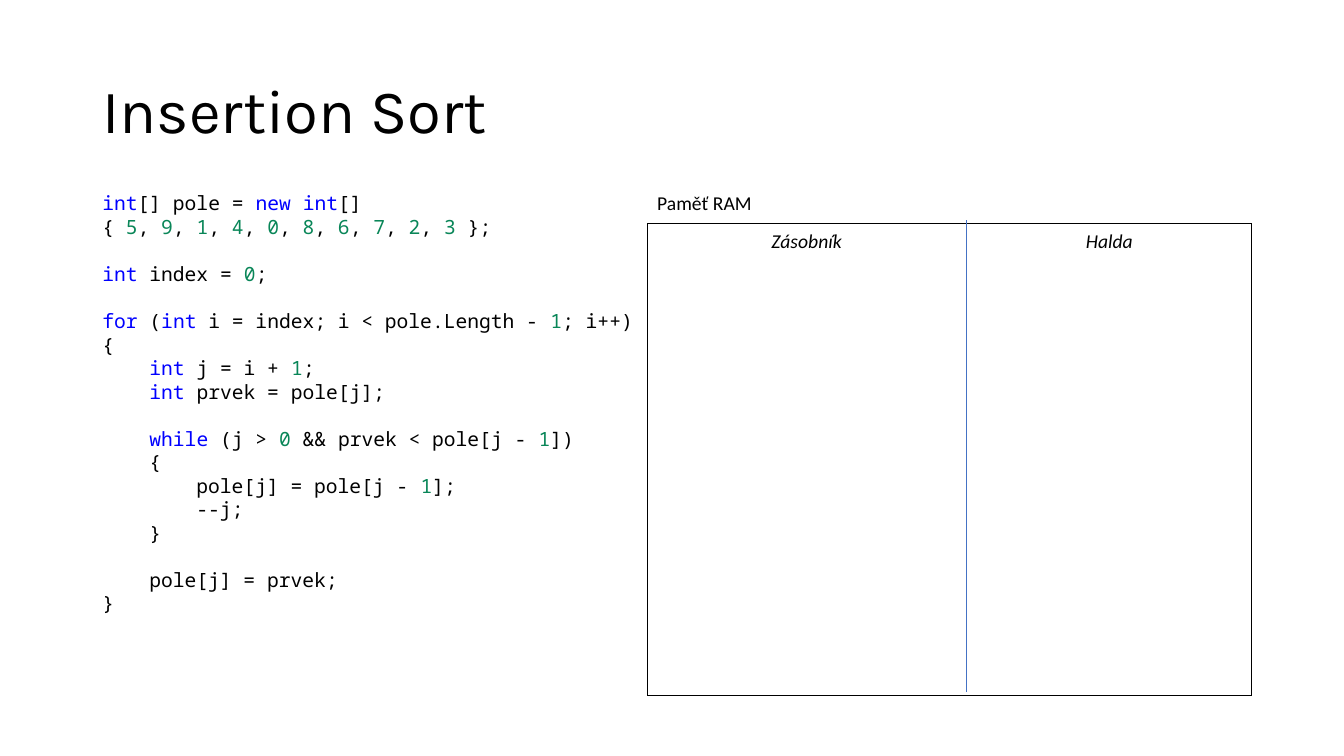
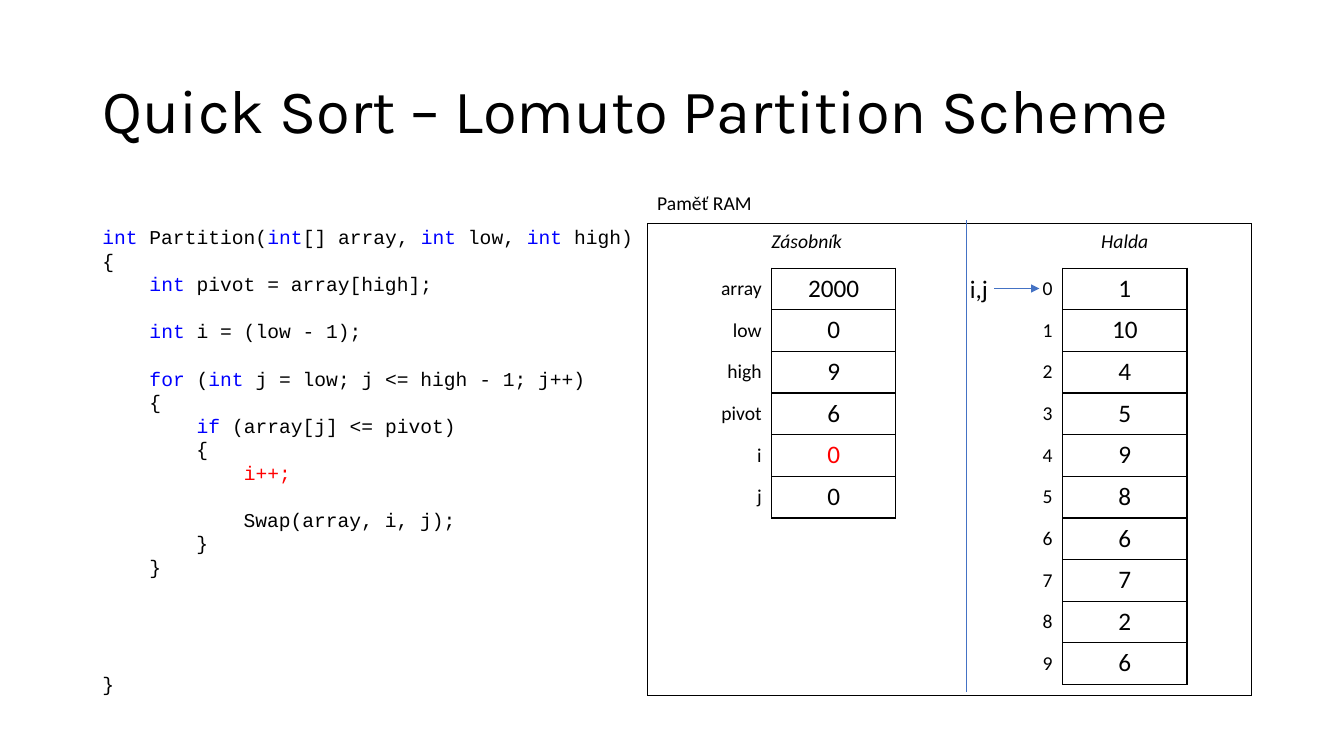
Before and after one commit to ekral/FAI, a slide deck: slide 10 of PA/seminar/Prezentace_seminar_ZAP_8_quick_sort.pptx (slide 7 before the commit). Drawn at 1344x756 pixels with LibreOffice and Linux fonts; fonts in the diff are those of the drawing. Boxes give left, top, right and bottom in pixels: in the first picture for what was removed or moved away, otherwise in the second. Text is boxed around its words. In the diff, an @@ line names an element or a change of style, - is before the commit and + after.

Commit message:
Lomuto partition scheme

```diff
--- a/PA/seminar/Prezentace_seminar_ZAP_8_quick_sort.pptx
+++ b/PA/seminar/Prezentace_seminar_ZAP_8_quick_sort.pptx
@@ title at [102, 90, 1169, 144]: text changed @@
-Insertion Sort
+Quick Sort – Lomuto Partition Scheme
@@ text at [102, 231, 633, 531]: paragraph added @@
+}
@@ text "int Partition(int[] array, int low, ...": place and size @@
-text "int Partition(int[] array, int low, ..." at [102, 195, 633, 592]
+text "int Partition(int[] array, int low, ..." at [102, 231, 633, 531]
@@ text "int Partition(int[] array, int low, ..." at [102, 231, 633, 531]: font Noto Sans Mono to Courier New, highlight none to #FFFFFF in "{", "{", "}", "}" @@
@@ text at [102, 231, 633, 248]: text changed; font Noto Sans Mono to Courier New @@
-int[] pole = new int[]
-{ 5, 9, 1, 4, 0, 8, 6, 7, 2, 3 };
-int index = 0;
-for (int i = index; i < pole.Length - 1; i++)
+int Partition(int[] array, int low, int high)
@@ text "Halda": place and size @@
-text "Halda" at [1086, 234, 1133, 248]
+text "Halda" at [1101, 234, 1148, 248]
@@ table added at [673, 268, 896, 518], 6 rows, 2 columns @@
+array | 2000
+low | 0
+high | 9
+pivot | 6
+i | 0
+j | 0
@@ table added at [1030, 268, 1187, 685], 10 rows, 2 columns @@
+0 | 1
+1 | 10
+2 | 4
+3 | 5
+4 | 9
+5 | 8
+6 | 6
+7 | 7
+8 | 2
+9 | 6
@@ text at [149, 278, 585, 390]: text changed; font Noto Sans Mono to Courier New @@
-int j = i + 1;
-int prvek = pole[j];
-while (j > 0 && prvek < pole[j - 1])
+int pivot = array[high];
+int i = (low - 1);
+for (int j = low; j <= high - 1; j++)
@@ text added at [970, 280, 988, 303], 18 pt, text #000000 @@
+i,j
@@ arrow added from (994, 288) to (1040, 288), #4472C4 0.5 pt @@
@@ text at [197, 419, 456, 531]: text changed; font Noto Sans Mono to Courier New @@
-pole[j] = pole[j - 1];
---j;
+if (array[j] <= pivot)
+{
+i++;
+Swap(array, i, j);
@@ text at [149, 572, 338, 592]: paragraph removed @@
-pole[j] = prvek;
```
Also in this commit, not shown: 4 other slides changed, 20 slides added.
